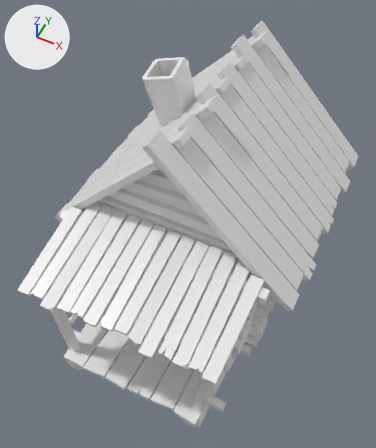
The FBX model Assets/NewModels/Models/House.fbx: old version first, new version second.
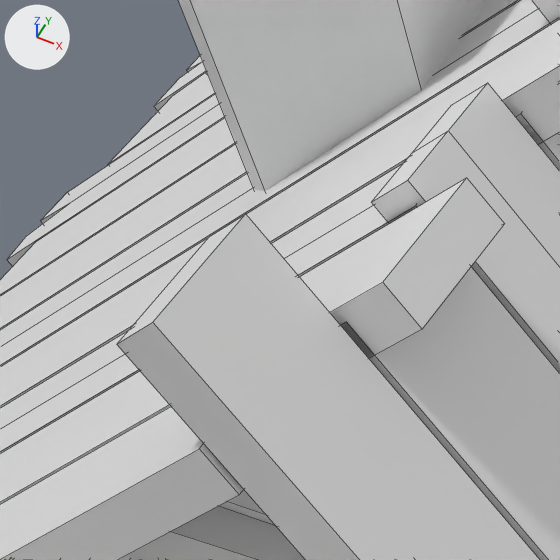
Each version appears first whole from a 50 mm camera at (-1.958, -1.308, 1.855) aimed at (-2.584, -0.055, 0.289), and next in a close-up on the part from 34% to 54% of the width and 23% to 40% of the height. Arrows for +X, +Y and +Z are at upper left; the lights stay in place. The close-ups show mesh edges as thin lines. Where no turn or scale is listed for an object, it has been applied to the vertices.
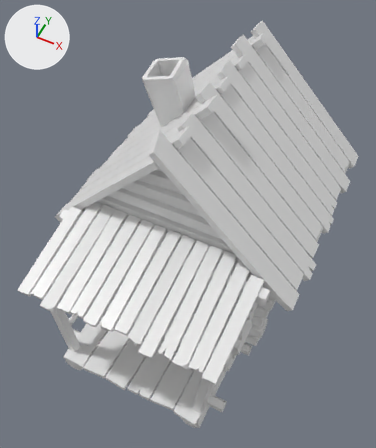
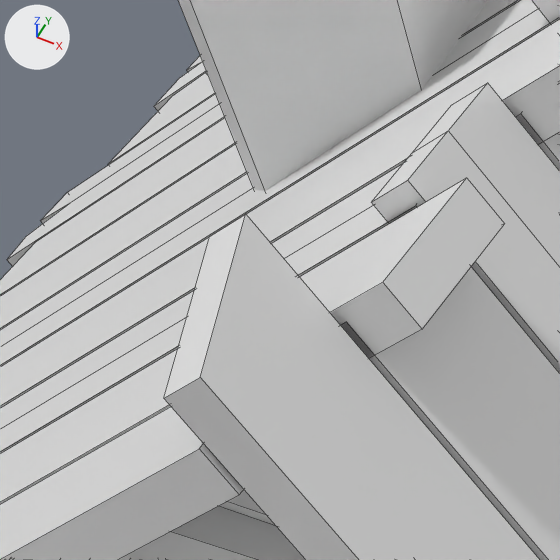
The newer file is also rescaled (x0.108), turned or shifted as a whole; pictures and numbers use the older file's frame.

Changed parts and their boxes (x1, y1, x2, y2) in the close-ups (560 x 560 px; the box of a moved part takes in the faces that stretch with it):
part 1 of me_cylinder_073, moved or reshaped
    before: (117, 214, 540, 560)
    after: (164, 214, 540, 560)

Edits to the bpy script that builds the scene:
```text
Change me_cylinder_073:
    where me_cylinder_073.from_pydata(...)  # 1426 vertices, 983 faces; spans x -0.525..0.51, y -0.827..0.502, z -0.128..0.934
    used by ob_cylinder_015; location = (-2.5688, 0.1649, -0.0715)
    verts and faces of me_cylinder_073; kept vertices keep their numbers, new ones are numbered from 1426
    before: 1265 (-0.058, -0.444, 0.908) at pixel (116, 344), 1297 (-0.039, -0.444, 0.926) at pixel (152, 322)
    me_cylinder_073 part 1
    add verts[1265] = (-0.037, -0.444, 0.887)  # moved, pixel (163, 398)
    add verts[1297] = (-0.019, -0.444, 0.905)  # moved, pixel (200, 377)
```
